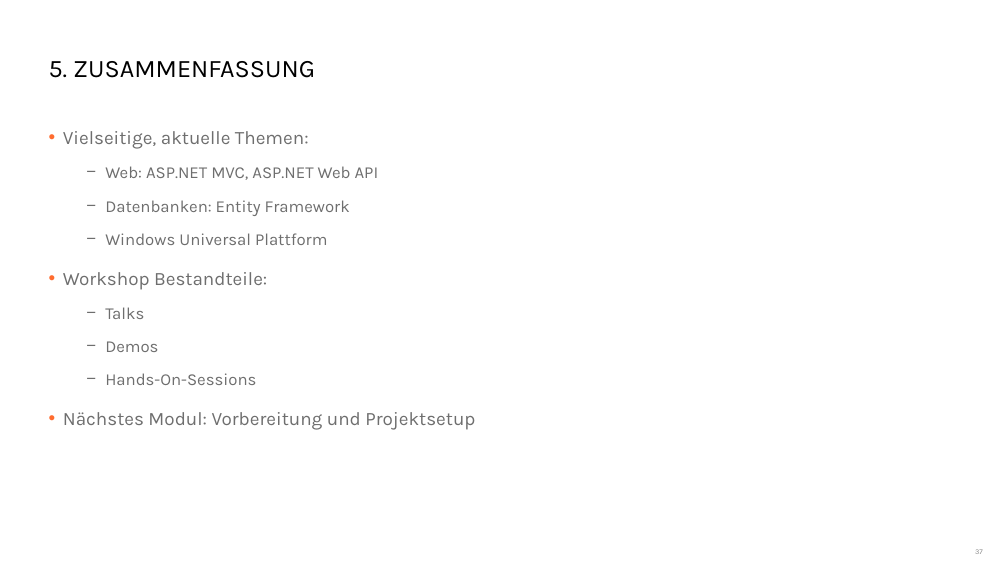
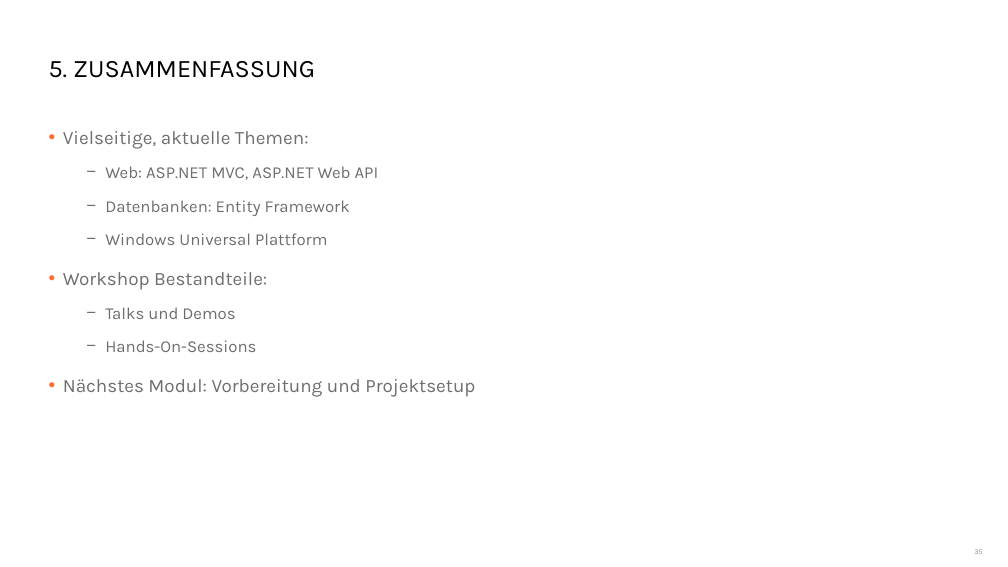
Before and after one commit to danielbeckmann/DotNETJumpStart, a slide deck: slide 35 of 01. Überblick/Überblick Workshop.pptx (slide 37 before the commit). Drawn at 1008x567 pixels with LibreOffice and Linux fonts; fonts in the diff are those of the drawing; background and template pictures are left out. Boxes give left, top, right and bottom in pixels: in the first picture for what was removed or moved away, otherwise in the second. Text is boxed around its words. In the diff, an @@ line names an element or a change of style, - is before the commit and + after.

```diff
--- a/01. Überblick/Überblick Workshop.pptx
+++ b/01. Überblick/Überblick Workshop.pptx
@@ text at (x1=105, y1=307, x2=235, y2=319): text changed @@
-  − Talks
-  − Demos
+  − Talks und Demos
```
Also in this commit, not shown: 4 other slides changed, 1 slide added, 3 slides removed.
